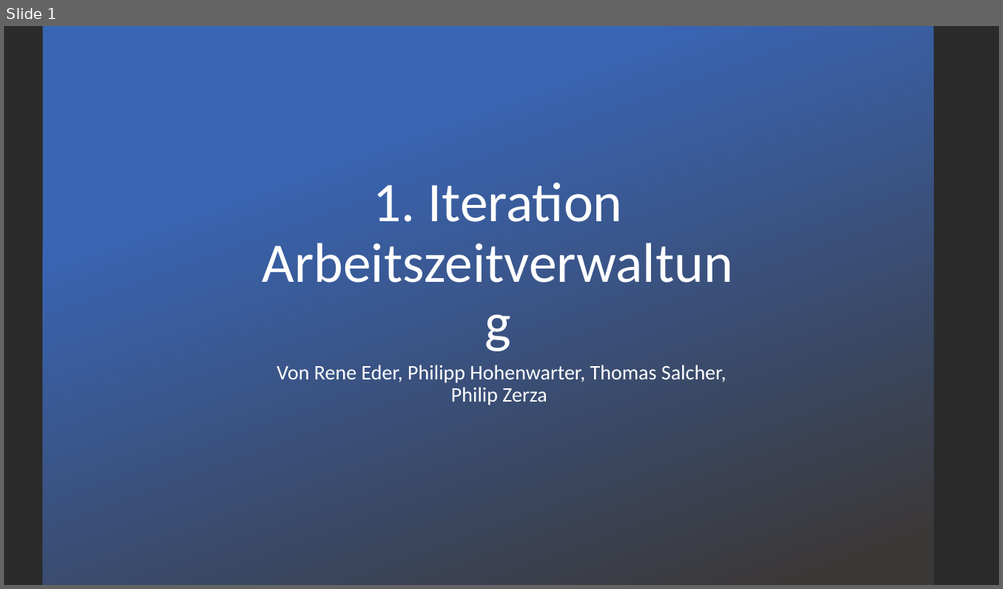
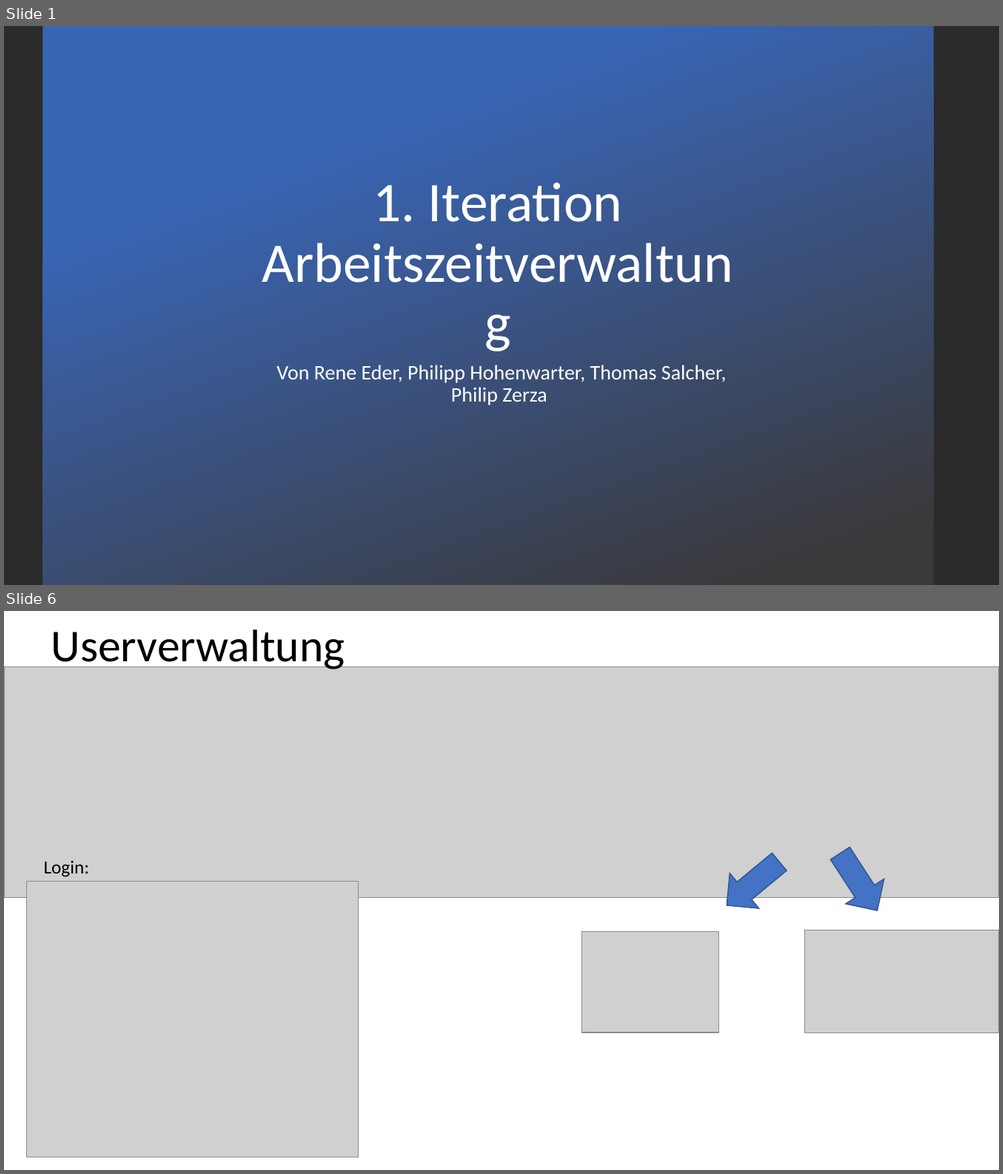
Before and after one commit to EderRene/Arbeitszeitverwaltung_Sportcamp_Salcher, a slide deck: Projektiterationen/1.Iteration.pptx. Shown one above the other, each under a label of ours: slide 1 before the commit, slides 1 and 6 after it; the slides between them are not shown. The pictures are 1003x589 and 1003x1174 pixels, drawn with LibreOffice and Linux fonts; fonts in the diff are those of the drawing; grey boxes stand for pictures; background and template pictures are left out; a plain dark background stands for a picture behind light text. Boxes give left, top, right and bottom in pixels: in the first picture for what was removed or moved away, otherwise in the second. Text is boxed around its words. In the diff, an @@ line names an element or a change of style, - is before the commit and + after.

```diff
--- a/Projektiterationen/1.Iteration.pptx
+++ b/Projektiterationen/1.Iteration.pptx
@@ slide 6 added at bbox=[4, 611, 999, 1170], background #FFFFFF @@
@@ title added at bbox=[51, 629, 345, 672], 44 pt, text #000000 @@
+Userverwaltung
@@ picture added at bbox=[4, 667, 999, 897] @@
@@ down arrow added at bbox=[711, 845, 794, 923], fill #4472C4, outline #325491 1 pt @@
@@ down arrow added at bbox=[821, 841, 896, 924], fill #4472C4, outline #325491 1 pt @@
@@ text added at bbox=[44, 860, 89, 877], 18 pt, text #000000 @@
+Login:
@@ picture added at bbox=[26, 882, 358, 1158] @@
@@ picture added at bbox=[581, 932, 718, 1033] @@
@@ picture added at bbox=[805, 931, 999, 1034] @@
```
Also in this commit, not shown: 3 slides changed, 3 other slides added.
